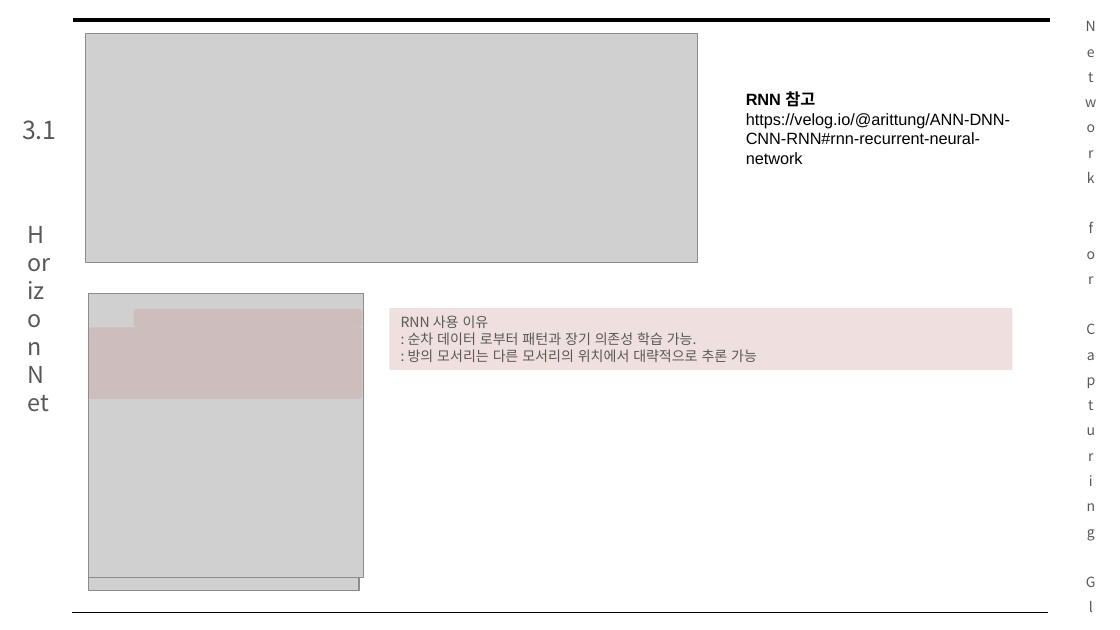
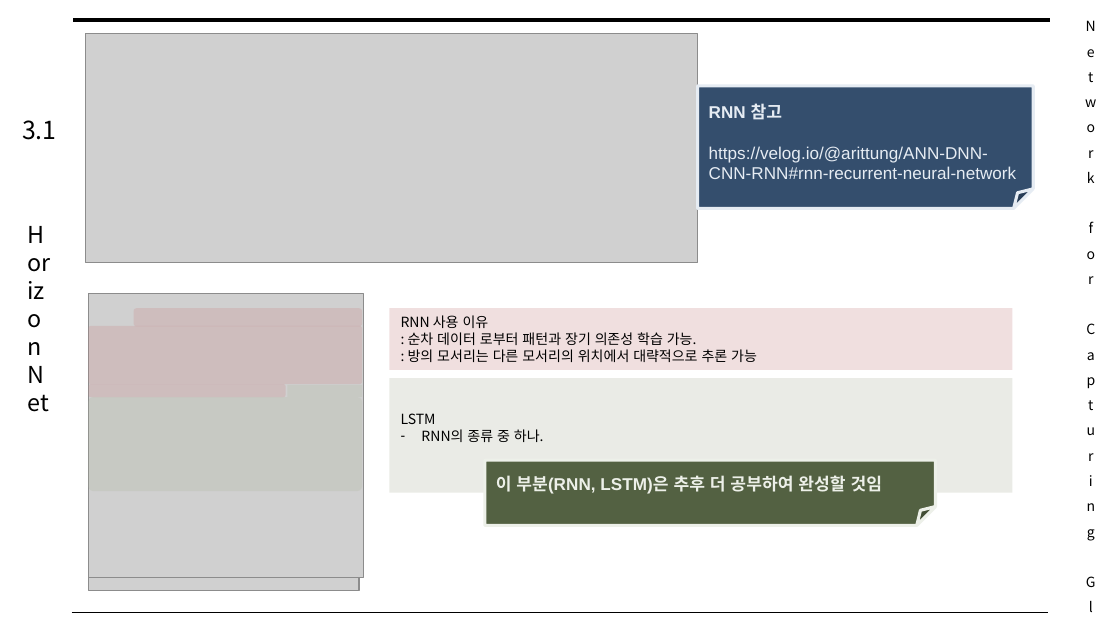
Before and after one commit to arittung/3D_Room_Layout_estimation, a slide deck: slide 6 of 관련 자료/HorizonNet 논문 해석.pptx. Drawn at 1120x630 pixels with LibreOffice and Linux fonts; fonts in the diff are those of the drawing; grey boxes stand for pictures. Boxes give left, top, right and bottom in pixels: in the first picture for what was removed or moved away, otherwise in the second. Text is boxed around its words. In the diff, an @@ line names an element or a change of style, - is before the commit and + after.

```diff
--- a/관련 자료/HorizonNet 논문 해석.pptx
+++ b/관련 자료/HorizonNet 논문 해석.pptx
@@ folded corner "RNN 참고": place and size @@
-folded corner "RNN 참고" at <box>746,91,1010,164</box>
+folded corner "RNN 참고" at <box>698,86,1034,208</box>
@@ folded corner "RNN 참고" at <box>698,86,1034,208</box>: size 10.5 to 11 pt, text colour #000000 to #E6ECF3; vertical alignment top to bottom; fill none to #344E6D; outline none to #E6ECF3 2 pt @@
@@ rounded rectangle: place and size @@
-rounded rectangle at <box>88,327,362,399</box>
+rounded rectangle at <box>88,326,362,384</box>
@@ text colour #585858 to #000000 in 4 elements at <box>16,77,62,559</box>, <box>22,120,56,140</box>, <box>709,166,1017,179</box>, <box>390,308,1012,370</box> @@
@@ rounded rectangle added at <box>88,384,286,398</box>, fill #CA8A8B at 27% opacity @@
@@ rounded rectangle added at <box>288,385,363,398</box>, fill #B2B8A3 at 27% opacity @@
@@ rectangle added at <box>390,379,1012,493</box>, fill #B2B8A3 at 27% opacity, 9 pt, text #000000 @@
+LSTM
+– RNN의 종류 중 하나.
@@ folded corner added at <box>485,460,935,525</box>, fill #536142, outline #EDF0E9 2 pt, 11 pt, text #EDF0E9, bold @@
+이 부분(RNN, LSTM)은 추후 더 공부하여 완성할 것임
```
Also in this commit, not shown: 6 other slides changed, 8 slides added, 1 other file.
